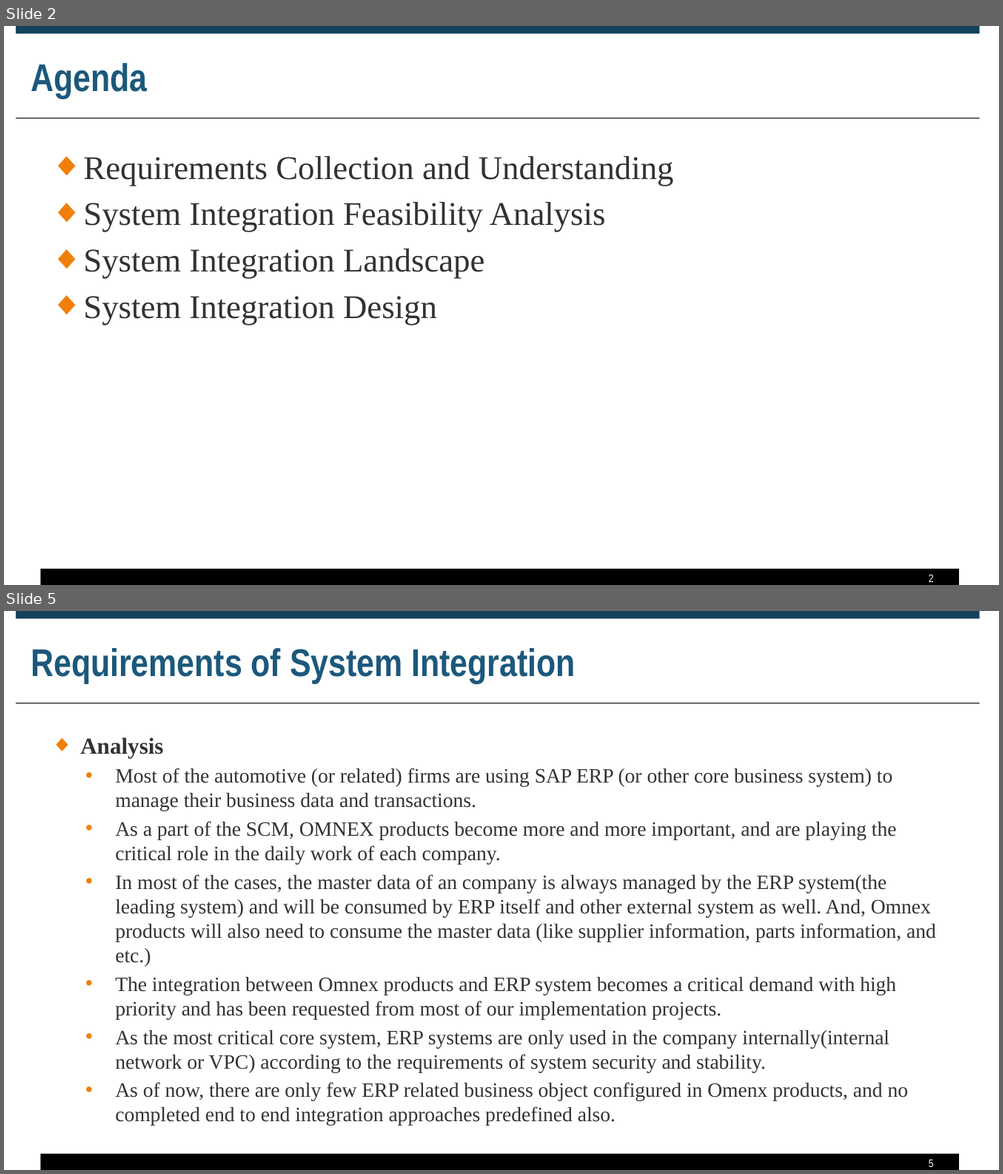
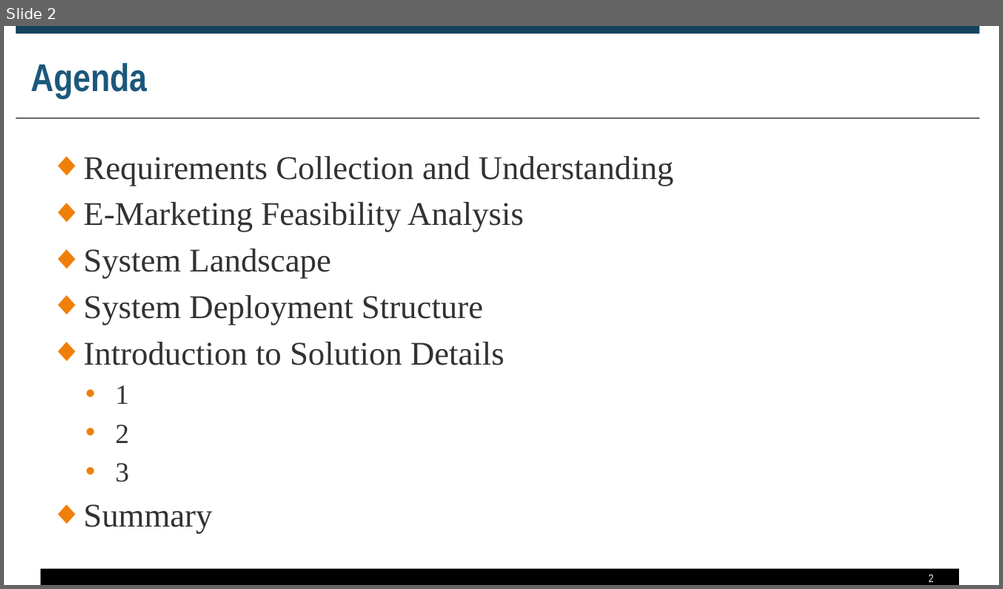
Before and after one commit to zyw9963/YFVE-supplier-portal, a slide deck: projects/Marketing/Proposal of E-Marketing for Omnex Consulting Business.pptx. Shown one above the other, each under a label of ours: slides 2 and 5 before the commit, slide 2 after it; the slides between them are not shown. The pictures are 1003x1174 and 1003x589 pixels, drawn with LibreOffice and Linux fonts; fonts in the diff are those of the drawing. Boxes give left, top, right and bottom in pixels: in the first picture for what was removed or moved away, otherwise in the second. Text is boxed around its words. In the diff, an @@ line names an element or a change of style, - is before the commit and + after.

```diff
--- a/projects/Marketing/Proposal of E-Marketing for Omnex Consulting Business.pptx
+++ b/projects/Marketing/Proposal of E-Marketing for Omnex Consulting Business.pptx
@@ slide 5 removed at (x1=4, y1=611, x2=999, y2=1170), background #FFFFFF; not listed: 3 template elements that a slide beside it also shows @@
@@ title removed at (x1=31, y1=648, x2=575, y2=684) @@
-Requirements of System Integration
@@ text removed at (x1=80, y1=738, x2=936, y2=1126) @@
-◆ Analysis
-  • Most of the automotive (or related) firms are using SAP ERP (or other core business system) to manage their business data and transactions.
-  • As a part of the SCM, OMNEX products become more and more important, and are playing the critical role in the daily work of each company.
-  • In most of the cases, the master data of an company is always managed by the ERP system(the leading system) and will be consumed by ERP itself and other external system as well. And, Omnex products will also need to consume the master data (like supplier information, parts information, and etc.)
-  • The integration between Omnex products and ERP system becomes a critical demand with high priority and has been requested from most of our implementation projects.
-  • As the most critical core system, ERP systems are only used in the company internally(internal network or VPC) according to the requirements of system security and stability.
-  • As of now, there are only few ERP related business object configured in Omenx products, and no completed end to end integration approaches predefined also.
@@ page number removed at (x1=928, y1=1159, x2=933, y2=1167) @@
-5
@@ slide 2 changed as well @@
@@ text at (x1=83, y1=202, x2=523, y2=534): text changed @@
-◆ System Integration Feasibility Analysis
-◆ System Integration Landscape
-◆ System Integration Design
+◆ E-Marketing Feasibility Analysis
+◆ System Landscape
+◆ System Deployment Structure
+◆ Introduction to Solution Details
+  • 1
+  • 2
+  • 3
+◆ Summary
```
Also in this commit, not shown: 1 slide added, 14 other slides removed.
